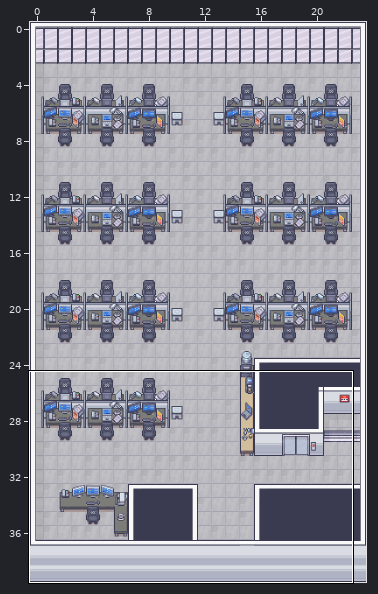
An edit to a level. Tiled map (JSON), terceiro_andar.tmj. The picture above shows the old version from afar; the outline marks the close-up.
Close-up. Earlier state:
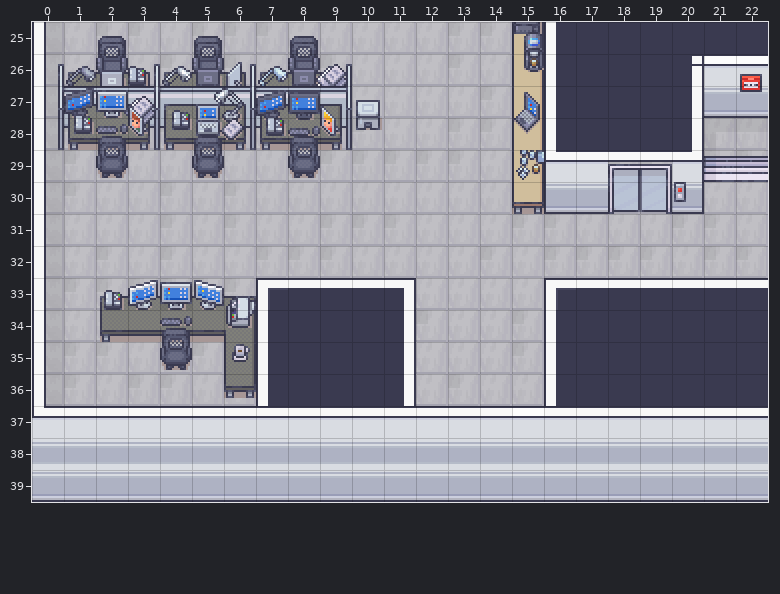
Cells are 32x32 px. Shown: x 0..22, y 25..39.
After:
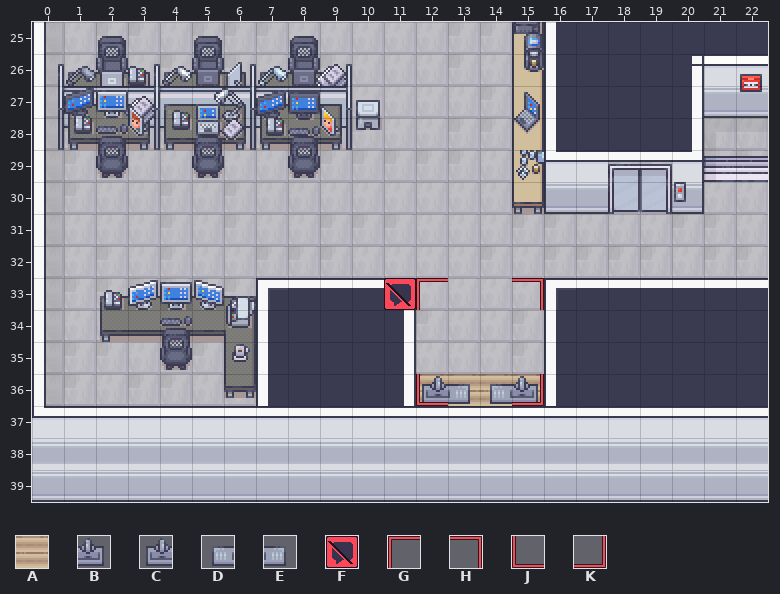
Key: from "Chunk 1": A 74, B 107, C 107 flipped left-right, D 108, E 108 flipped left-right, F 117, G 118, H 119, J 120, K 121.
_ is an empty cell, . an unchanged one.
The exact change:
--- layer "furniture/furniture1"
@@ x 12..15 @@
-36 ____
+36 AAAA
--- layer "furniture/furniture2"
@@ x 12..15 @@
-36 ____
+36 CEDB
--- layer "above/above1"
@@ x 11..15 @@
-33 __.._
+33 FG..H
@@ x 12..15 @@
-36 _.._
+36 J..K
